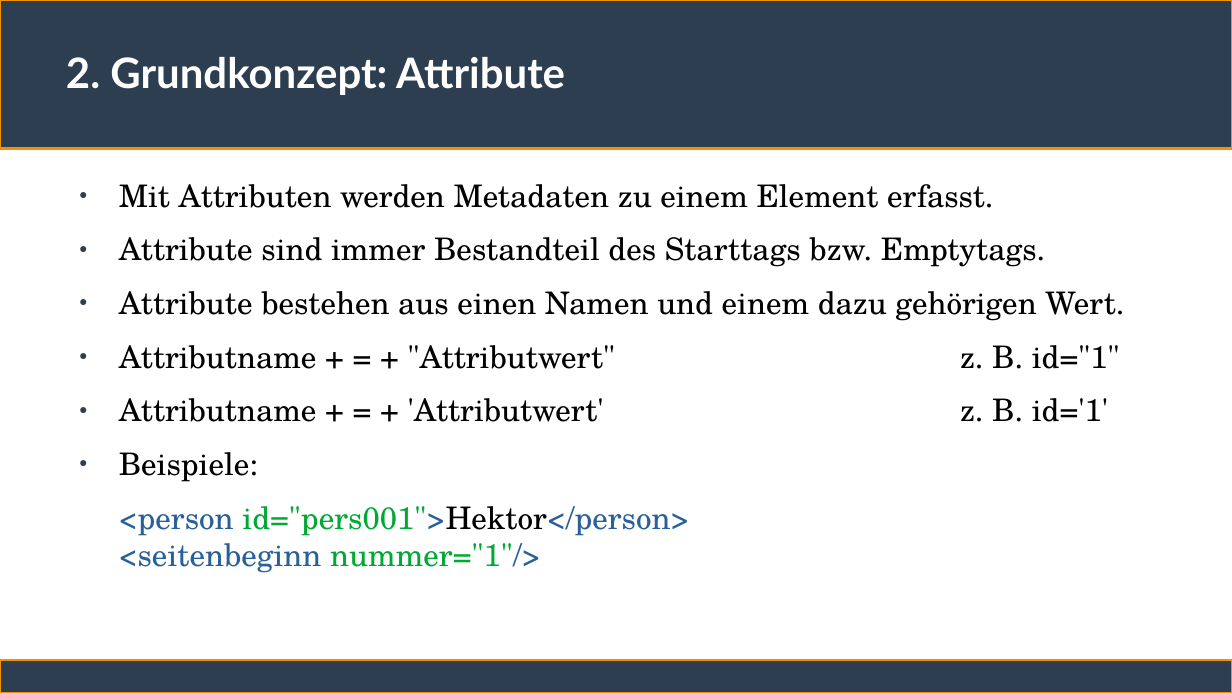
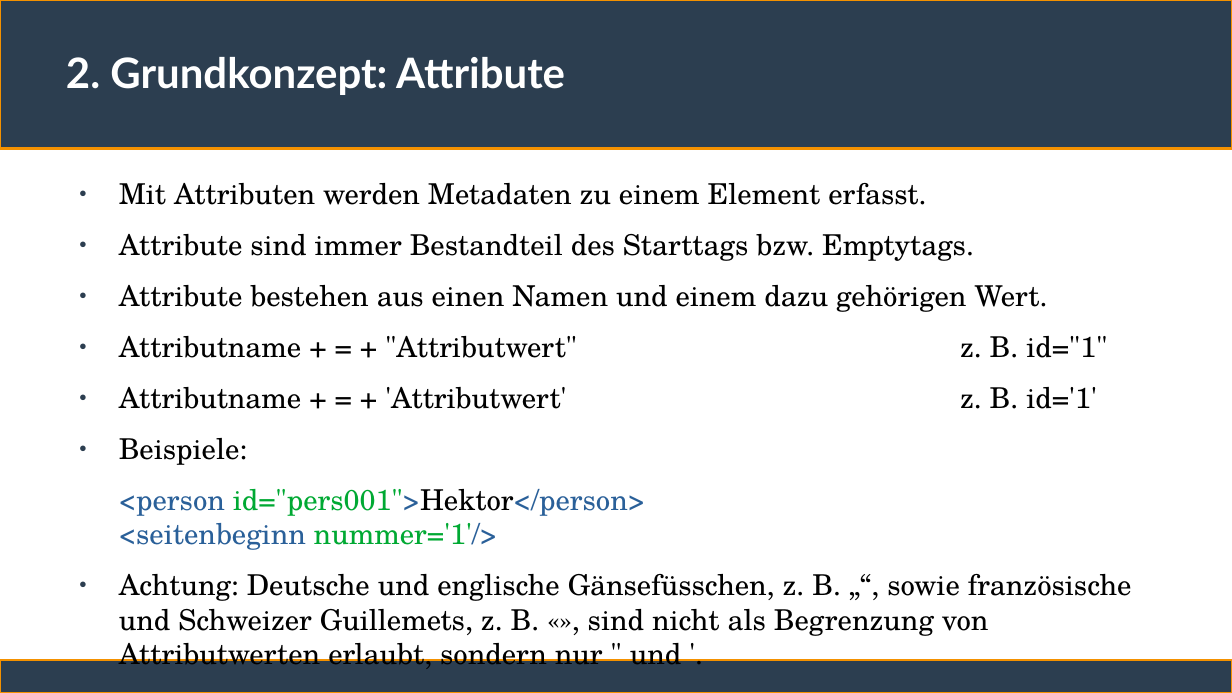
Before and after one commit to ChristianSonderUniSG/xml-kurs, a slide deck: slide 29 of sitzung_1/sitzung_1.odp. Drawn at 1232x693 pixels with LibreOffice and Linux fonts; fonts in the diff are those of the drawing. Boxes give left, top, right and bottom in pixels: in the first picture for what was removed or moved away, otherwise in the second. Text is boxed around its words. In the diff, an @@ line names an element or a change of style, - is before the commit and + after.

```diff
--- a/sitzung_1/sitzung_1.odp
+++ b/sitzung_1/sitzung_1.odp
@@ text at bbox=[119, 183, 1107, 465]: size 20 to 18.5 pt in "Mit Attributen werden Metadaten zu einem Element ...", "Attribute sind immer Bestandteil des Starttags bzw. ...", "Attribute bestehen aus einen Namen und einem ...", "Attributname + = + "Attributwert" z. B. ..." and 2 more places @@
@@ text at bbox=[119, 489, 1132, 636]: text changed; size 20 to 18.5 pt; text colour #2A6099 to #000000 @@
-<person id="pers001">Hektor</person>
-<seitenbeginn nummer="1"/>
+<person id="pers001">Hektor</person>
+<seitenbeginn nummer='1'/>
+● Achtung: Deutsche und englische Gänsefüsschen, z. B. „“, sowie französische und Schweizer Guillemets, z. B. «», sind nicht als Begrenzung von Attributwerten erlaubt, sondern nur " und '.
```
Also in this commit, not shown: 16 other slides changed, 1 other file.
